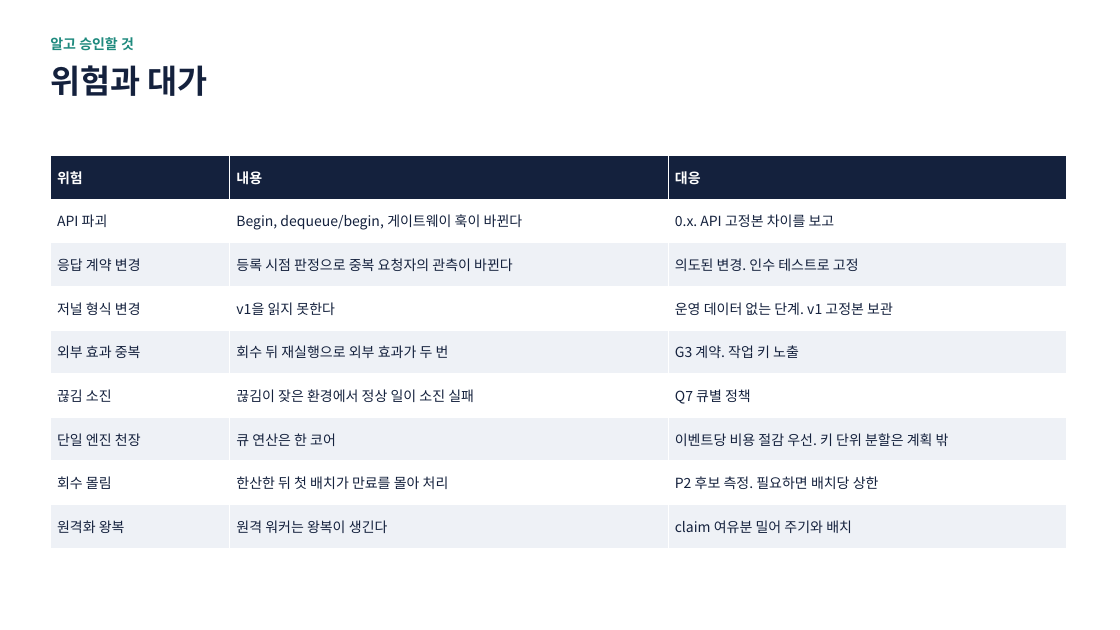
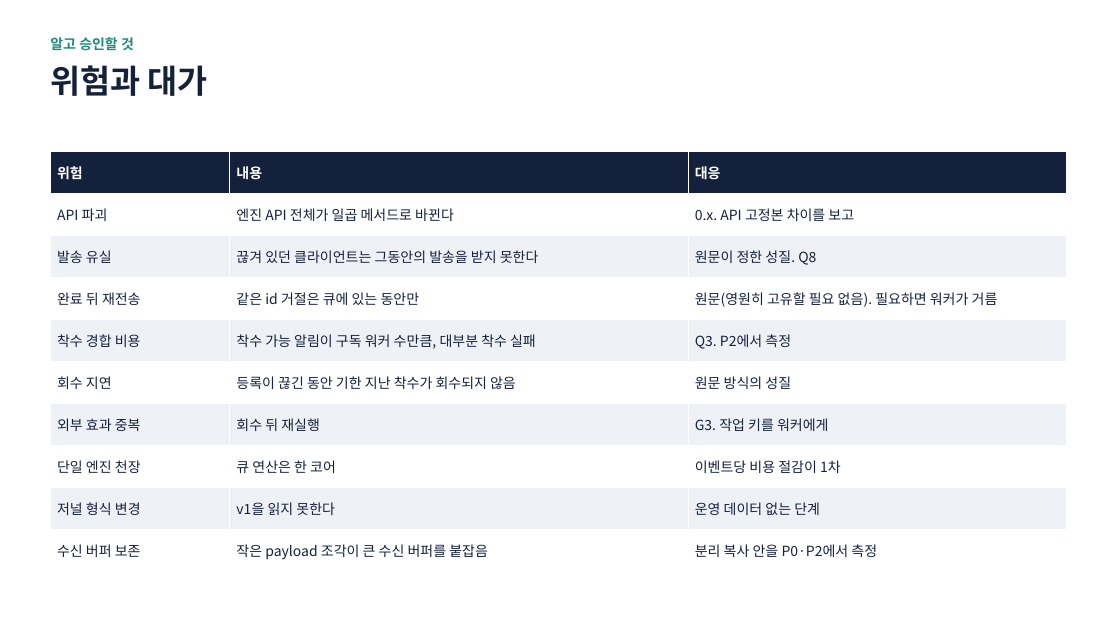
Before and after one commit to hikaMaeng/ruvent, a slide deck: slide 20 of docs/proposals/event-server-redesign.pptx. Drawn at 1120x630 pixels with LibreOffice and Linux fonts; fonts in the diff are those of the drawing. Boxes give left, top, right and bottom in pixels: in the first picture for what was removed or moved away, otherwise in the second. Text is boxed around its words. In the diff, an @@ line names an element or a change of style, - is before the commit and + after.

```diff
--- a/docs/proposals/event-server-redesign.pptx
+++ b/docs/proposals/event-server-redesign.pptx
@@ table at [50,151,1068,571] @@
-row 2: API 파괴 | Begin, dequeue/begin, 게이트웨이 훅이 바뀐다 | 0.x. API 고정본 차이를 보고
-row 3: 응답 계약 변경 | 등록 시점 판정으로 중복 요청자의 관측이 바뀐다 | 의도된 변경. 인수 테스트로 고정
-row 4: 저널 형식 변경 | v1을 읽지 못한다 | 운영 데이터 없는 단계. v1 고정본 보관
-row 5: 외부 효과 중복 | 회수 뒤 재실행으로 외부 효과가 두 번 | G3 계약. 작업 키 노출
-row 6: 끊김 소진 | 끊김이 잦은 환경에서 정상 일이 소진 실패 | Q7 큐별 정책
-row 7: 단일 엔진 천장 | 큐 연산은 한 코어 | 이벤트당 비용 절감 우선. 키 단위 분할은 계획 밖
-row 8: 회수 몰림 | 한산한 뒤 첫 배치가 만료를 몰아 처리 | P2 후보 측정. 필요하면 배치당 상한
-row 9: 원격화 왕복 | 원격 워커는 왕복이 생긴다 | claim 여유분 밀어 주기와 배치
+row 2: API 파괴 | 엔진 API 전체가 일곱 메서드로 바뀐다 | 0.x. API 고정본 차이를 보고
+row 3: 발송 유실 | 끊겨 있던 클라이언트는 그동안의 발송을 받지 못한다 | 원문이 정한 성질. Q8
+row 4: 완료 뒤 재전송 | 같은 id 거절은 큐에 있는 동안만 | 원문(영원히 고유할 필요 없음). 필요하면 워커가 거름
+row 5: 착수 경합 비용 | 착수 가능 알림이 구독 워커 수만큼, 대부분 착수 실패 | Q3. P2에서 측정
+row 6: 회수 지연 | 등록이 끊긴 동안 기한 지난 착수가 회수되지 않음 | 원문 방식의 성질
+row 7: 외부 효과 중복 | 회수 뒤 재실행 | G3. 작업 키를 워커에게
+row 8: 단일 엔진 천장 | 큐 연산은 한 코어 | 이벤트당 비용 절감이 1차
+row 9: 저널 형식 변경 | v1을 읽지 못한다 | 운영 데이터 없는 단계
+row 10: 수신 버퍼 보존 | 작은 payload 조각이 큰 수신 버퍼를 붙잡음 | 분리 복사 안을 P0·P2에서 측정
@@ table: place and size @@
-table at [50,155,1068,549]
+table at [50,151,1068,571]
```
Also in this commit, not shown: 16 other slides changed, 6 slides added, 6 slides removed, 3 other files.
